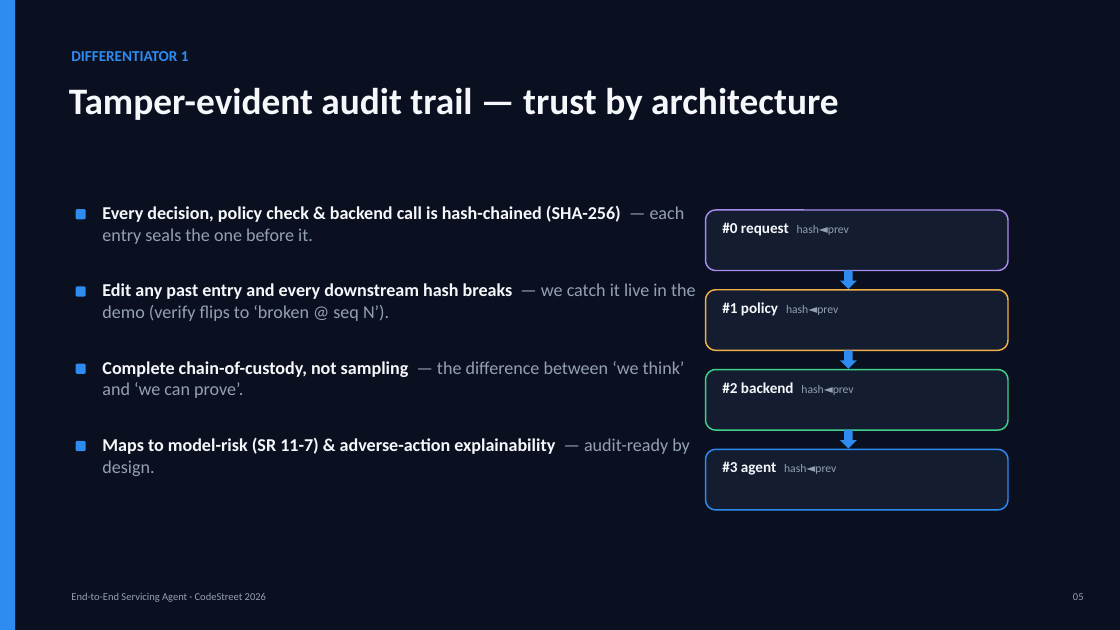
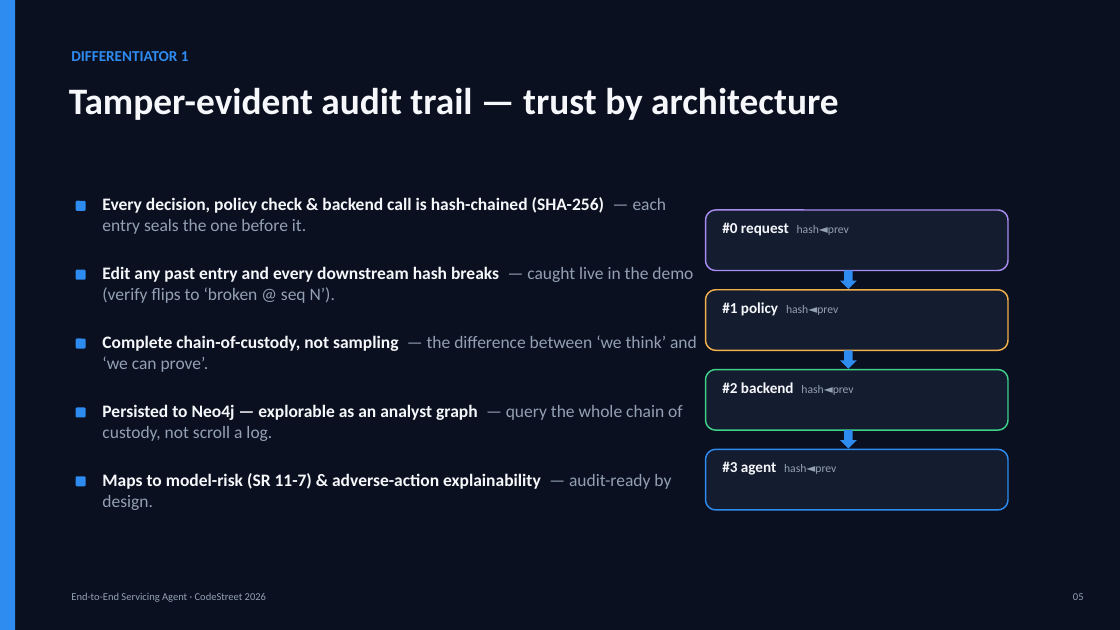
Before and after one commit to VaibhavDangaich/Codestreet_2026, a slide deck: slide 5 of deck/CodeStreet2026_Servicing_Agent.pptx. Drawn at 1120x630 pixels with LibreOffice and Linux fonts; fonts in the diff are those of the drawing. Boxes give left, top, right and bottom in pixels: in the first picture for what was removed or moved away, otherwise in the second. Text is boxed around its words. In the diff, an @@ line names an element or a change of style, - is before the commit and + after.

Commit message:
Deck: verified/cited claims, surface Neo4j graph + conversational maturity; add demo-video script
- Slide 8: verified stats with sources — Deloitte 21% mature governance / 74%
  agent use by 2027; full Amex CIO attribution (Radhakrishnan, Forbes 2025);
  add the 'Deloitte names the exact controls we built' point + a Sources line
- Slide 5: add Neo4j analyst-graph bullet
- Slide 3: surface multi-turn follow-ups, voice, safe out-of-scope handling
- Add deck/demo_video_script.md (2:45 storyboard + VO + production checklist)
- Regenerate .pptx + .pdf

```diff
--- a/deck/CodeStreet2026_Servicing_Agent.pptx
+++ b/deck/CodeStreet2026_Servicing_Agent.pptx
@@ rounded rectangle: place and size @@
-rounded rectangle at [76, 209, 86, 219]
+rounded rectangle at [76, 201, 86, 211]
@@ text "Every decision, policy check & ...": place and size @@
-text "Every decision, policy check & ..." at [102, 205, 685, 244]
+text "Every decision, policy check & ..." at [102, 197, 667, 234]
@@ text at [102, 266, 693, 303]: text changed; size 15.5 to 15 pt @@
-Edit any past entry and every downstream hash breaks — we catch it live in the demo (verify flips to ‘broken @ seq N’).
+Edit any past entry and every downstream hash breaks — caught live in the demo (verify flips to ‘broken @ seq N’).
@@ rounded rectangle: place and size @@
-rounded rectangle at [76, 287, 86, 297]
+rounded rectangle at [76, 270, 86, 280]
@@ rounded rectangle: place and size @@
-rounded rectangle at [76, 364, 86, 374]
+rounded rectangle at [76, 339, 86, 349]
@@ text "Complete chain-of-custody, not sampling — ...": place and size @@
-text "Complete chain-of-custody, not sampling — ..." at [102, 361, 685, 398]
+text "Complete chain-of-custody, not sampling — ..." at [102, 335, 697, 372]
@@ rounded rectangle: place and size @@
-rounded rectangle at [76, 441, 86, 451]
+rounded rectangle at [76, 408, 86, 418]
@@ text added at [102, 404, 683, 441], 15 pt, text #F5F7FA, bold @@
+Persisted to Neo4j — explorable as an analyst graph — query the whole chain of custody, not scroll a log.
@@ rounded rectangle added at [76, 476, 86, 486], fill #2E8BF0 @@
@@ size 15.5 to 15 pt in 3 elements at [102, 197, 667, 234], [102, 335, 697, 372], [102, 473, 671, 510] @@
@@ text "Maps to model-risk (SR 11-7) ...": place and size @@
-text "Maps to model-risk (SR 11-7) ..." at [102, 437, 690, 476]
+text "Maps to model-risk (SR 11-7) ..." at [102, 473, 671, 510]
```
Also in this commit, not shown: 2 other slides changed, 3 other files.
